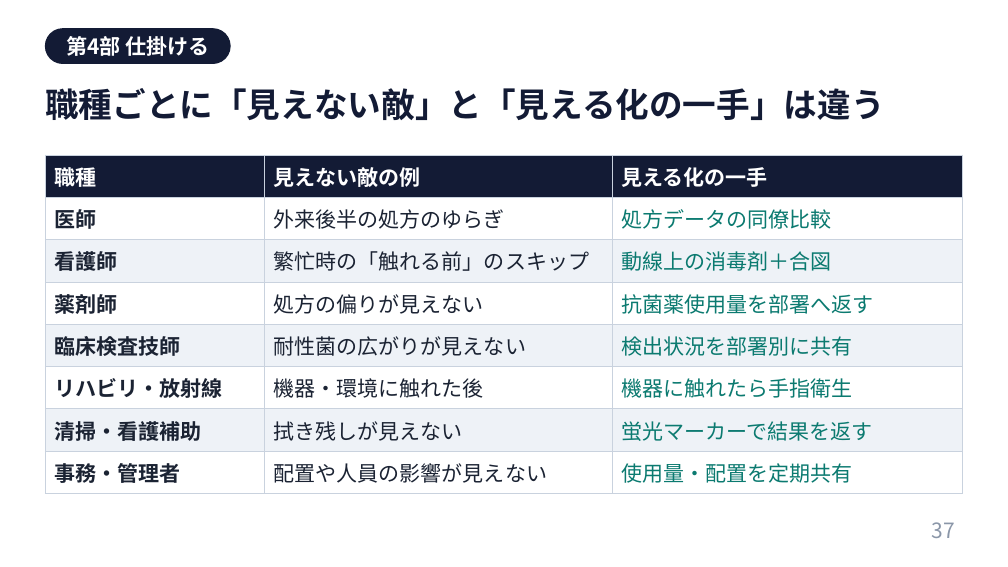
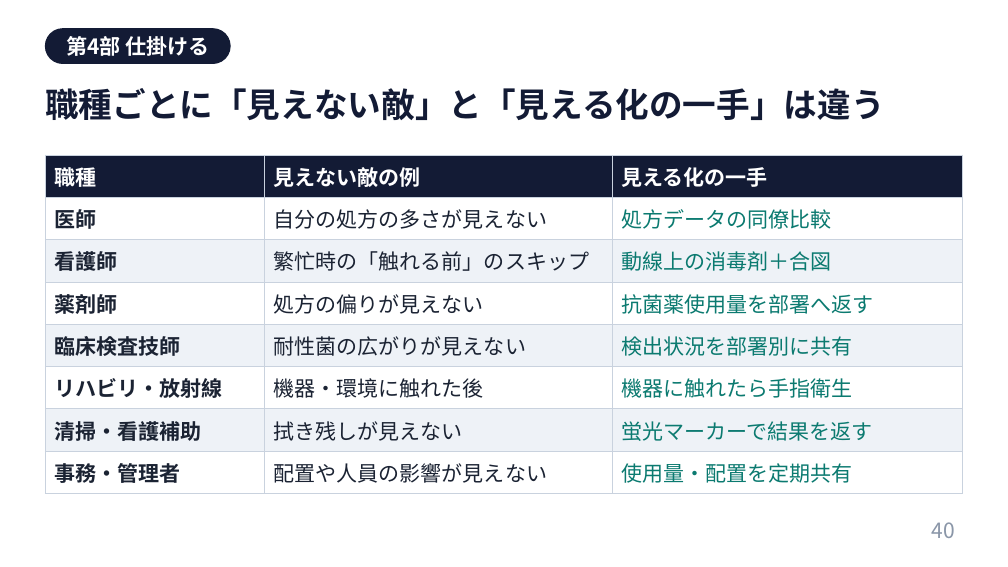
Before and after one commit to nsuzuki88-bit/my-web, a slide deck: slide 40 of lectures/behavioral-science-invisible-enemy/行動科学は感染対策の見えない敵を可視化する.pptx (slide 37 before the commit). Drawn at 1008x567 pixels with LibreOffice and Linux fonts; fonts in the diff are those of the drawing. Boxes give left, top, right and bottom in pixels: in the first picture for what was removed or moved away, otherwise in the second. Text is boxed around its words. In the diff, an @@ line names an element or a change of style, - is before the commit and + after.

```diff
--- a/lectures/behavioral-science-invisible-enemy/行動科学は感染対策の見えない敵を可視化する.pptx
+++ b/lectures/behavioral-science-invisible-enemy/行動科学は感染対策の見えない敵を可視化する.pptx
@@ table at box(45, 155, 963, 494) @@
-row 2, column 2: 外来後半の処方のゆらぎ
+row 2, column 2: 自分の処方の多さが見えない
@@ page number at box(932, 522, 955, 538): text changed @@
-37
+40
```
Also in this commit, not shown: 17 other slides changed, 5 slides added, 6 slides removed, 6 other files.
